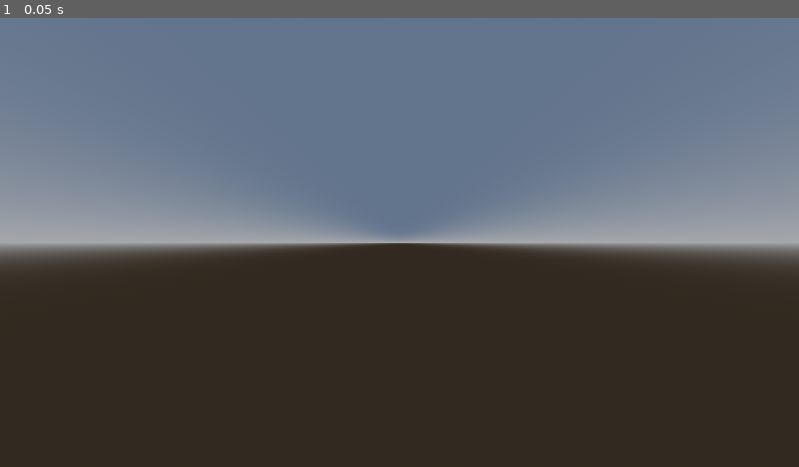
Above: before the commit, frame 1.
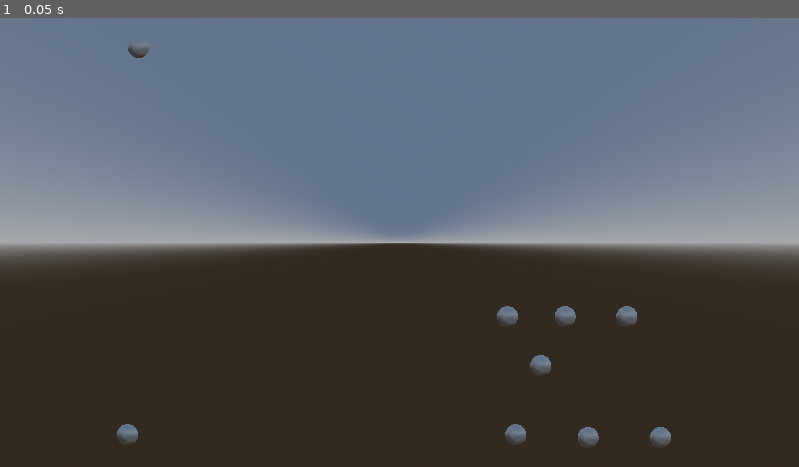
Above: after the commit, the same moment.

Repository: DevinBayly/shape-builder
Game: Godot game, scene res://ortho_camera_test.tscn
Same seed, same stepped clock (60 frames per second), same inputs: the game is played once before the commit and once after it. The project has no main scene, so this scene is started directly.
Inputs:
- Up to frame 1 (0.05 s): no input

The runs differ from the first frame. In frame 1, 0.8% of the frame differs, in the area x 14-84%, y 6-96%.

Commit message:
forgot the look at, now I think it's ok? or it passed the rotation part

Diff:
--- a/ortho_camera_test.gd
+++ b/ortho_camera_test.gd
@@ -45,8 +45,9 @@
 	# get normal from cross product
 	var v3 = v1.cross(v2)
 	#v3.z*=-1
-	if v3.z<0:
-		v3.z*=-1
+	#if v3.z<0:
+		#v3.z*=-1
+	#v3*=-1
 	print(v1,v2,v3)
 
 
@@ -56,3 +57,4 @@
 	# figure out the vector that goes in the min to max direction, use the length of this to determine the size of the camera view
 	# get the furthest distance point, and set it as the size
 	cam.size = distances[0][1]
+	cam.look_at(center)
--- a/ortho_camera_test.tscn
+++ b/ortho_camera_test.tscn
@@ -43,7 +43,7 @@
 transform = Transform3D(0.84277195, 0, 0.5382708, 0, 1, 0, -0.5382708, 0, 0.84277195, 7.3362813, 0.13197374, -8.802367)
 
 [node name="Camera3D" type="Camera3D" parent="." unique_id=254825159]
-transform = Transform3D(1, 0, 0, 0, 1, 0, 0, 0, 1, -127.17284, 9.204082, 191.77228)
+transform = Transform3D(1, 0, 0, 0, 1, 0, 0, 0, 1, -3.479775, 9.204074, -1.8942499)
 projection = 1
 
 [node name="WorldEnvironment" type="WorldEnvironment" parent="." unique_id=1165601586]
